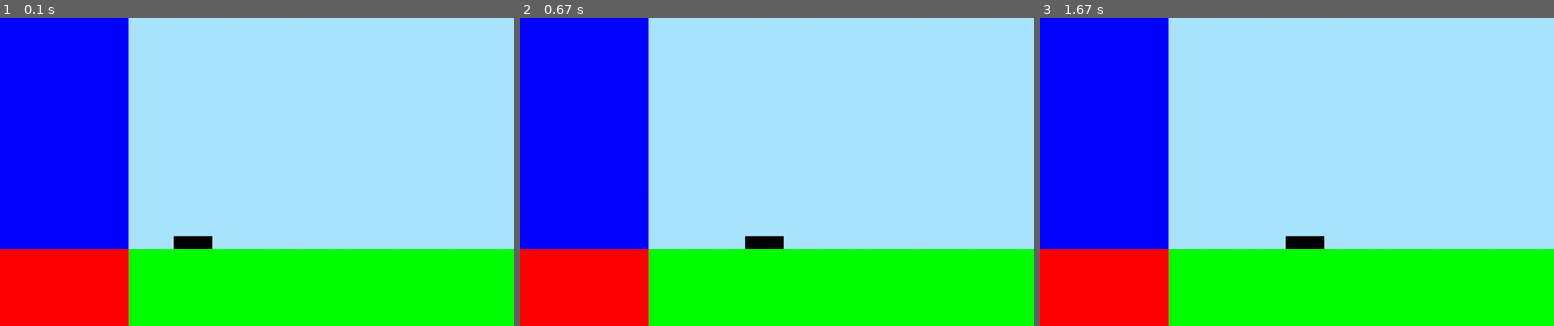
Above: before the commit, frames 1-3 (left to right).
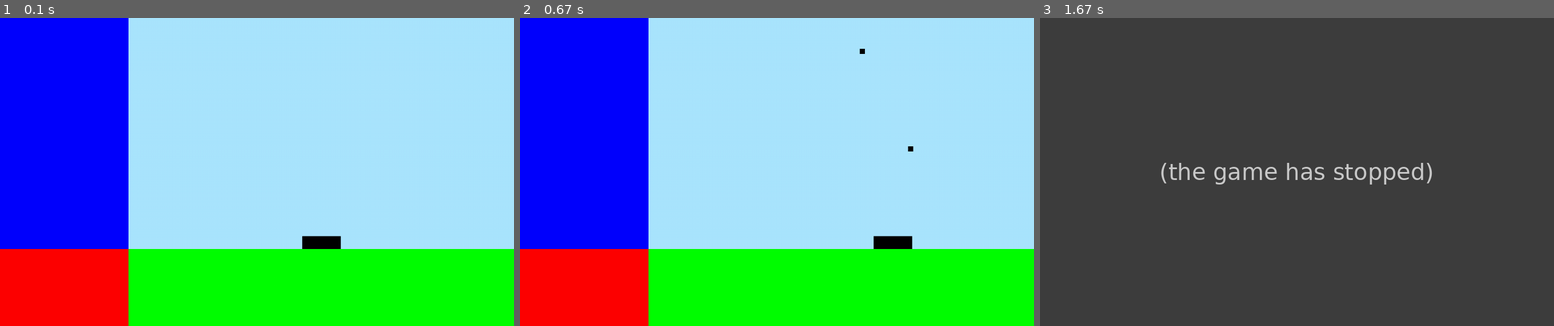
Above: after the commit, the same moments.

Repository: RenegadeMJB/cannon_fodder_clone
Game: pygame game, started from cannon_fodder.py
Two runs of this game, one before a commit and one after it. Both use one fixed random seed, a clock stepped at 60 frames per second and the inputs below.
Inputs:
- Up to frame 1 (0.1 s): no input
- Up to frame 2 (0.67 s): hold Right from 0.33 s (still down)
- Up to frame 3 (1.67 s): release Right at 0.8 s

The runs differ from the first frame. In frame 1, 0.6% of the frame differs, in the area x 33-67%, y 70-75%; in frame 2, 0.7%; in frame 3, 100%, in the area x 0-100%, y 0-100%.
After the commit the program exited at 0.93 s; later frames show no game.

Commit message:
Update cannon_fodder.py

Diff:
--- a/cannon_fodder.py
+++ b/cannon_fodder.py
@@ -16,9 +16,14 @@
 SCREEN_WIDTH = 1000
 SCREEN_HEIGHT = 600
 screen = pygame.display.set_mode([SCREEN_WIDTH, SCREEN_HEIGHT])
+
+ADDENEMY = pygame.USEREVENT + 1
+pygame.time.set_timer(ADDENEMY,250)
+
 PlaySurf = pygame.Surface((3/4*SCREEN_WIDTH,3/4*SCREEN_HEIGHT))
 PlaySurf.fill((170,230,255))
 PlaySurfRect = PlaySurf.get_rect()
+print(PlaySurfRect.left)
 StatsSurf = pygame.Surface((SCREEN_WIDTH/4,3*SCREEN_HEIGHT/4))
 StatsSurf.fill((0,0,255))
 StatsSurfRect = StatsSurf.get_rect()
@@ -51,18 +56,31 @@
 class Enemy(pygame.sprite.Sprite):
     def __init__(self):
         super(Enemy,self).__init__()
-        self.surf = pygame.Surface(10,10)
-        self.surf.fill((255,255,255))
+        self.surf = pygame.Surface((10,10))
+        self.surf.fill((0,0,0))
         self.rect = self.surf.get_rect(
             center=(
-                random.randint(PlaySurfRect.left, PlaySurfRect.right),
+                random.randint(SCREEN_WIDTH/4, SCREEN_WIDTH),
                 5,
             )
         )
+        self.speed = random.randint(5,20)
 
+    def update(self):
+        self.rect.move_ip(0,self.speed)
+        if self.rect.bottom > PlaySurfRect.bottom:
+            self.kill()
 
 player = Player()
-player.setCoords(PlaySurfRect.centerx,PlaySurfRect.bottom)
+player.setCoords(SCREEN_WIDTH/4 + PlaySurfRect.right/2,PlaySurfRect.bottom)
+
+enemies = pygame.sprite.Group()
+all_sprites = pygame.sprite.Group()
+all_sprites.add(player)
+
+clock = pygame.time.Clock()
+
+clock.tick(30)
 
 running = True
 while running:
@@ -73,10 +91,15 @@
             if event.key == K_ESCAPE:
                 running = False
 
+        elif event.type == ADDENEMY:
+            new_enemy = Enemy()
+            enemies.add(new_enemy)
+            all_sprites.add(new_enemy)
+
     pressed_keys= pygame.key.get_pressed()
-    print(pressed_keys[K_RIGHT])
 
     player.update(pressed_keys)
+    enemies.update()
 
     screen.fill((0,255,0))
 
@@ -84,8 +107,12 @@
     screen.blit(StatsSurf, (0,0))
     screen.blit(MenuSurf, (0, 3*SCREEN_HEIGHT/4))
 
+    for entity in all_sprites:
+        screen.blit(entity.surf, entity.rect)
 
-    screen.blit(player.surf, player.rect)
+    if pygame.sprite.spritecollideany(player, enemies):
+        player.kill()
+        running = False
 
     pygame.display.flip()
 
